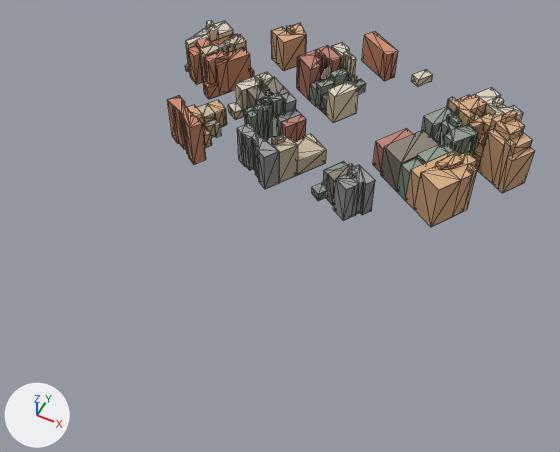
A saved change to the glTF model public/models/washington-city/tile--3_3.glb.
The view is the same before and after, from a 50 mm lens placed at (-346.0, -942.0, 280.0), pointed at (-462.0, -711.0, -9.0). Every picture has the same lights, and +X, +Y and +Z are marked at lower left. The picture after the commit comes second. Mesh edges are drawn as thin lines. Where no turn or scale is listed for an object, it has been applied to the vertices. Vertices at exactly the same position are counted once.

Before the edit, the objects in view are built like this:
```python
me_mesh_1 = bpy.data.meshes.new('Mesh_1')
me_mesh_1.from_pydata(...)  # 1212 vertices, 1222 faces; spans x -101.0..101.0, y -64.0..64.0, z -17.0..17.0
me_mesh_1.materials.append(mat_city_ground)
me_mesh_2 = bpy.data.meshes.new('Mesh_2')
me_mesh_2.from_pydata(...)  # 732 vertices, 566 faces; spans x -101.0..101.0, y -64.0..64.0, z -15.0..15.0
me_mesh_2.materials.append(mat_city_ground)
ob_roof = bpy.data.objects.new('roof', me_mesh_2)
ob_roof.location = (-462.0, -633.2, 15.7)
ob_wall = bpy.data.objects.new('wall', me_mesh_1)
ob_wall.location = (-462.0, -633.2, 13.0)
```
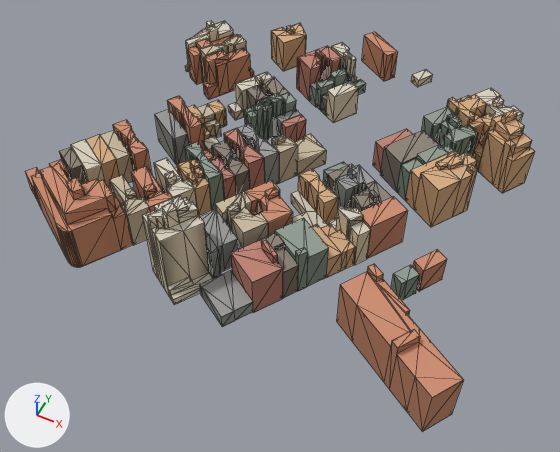
Where the newer file only moved an object's origin or applied its transform, the numbers keep the older frame.

Pixel boxes [x1, y1, x2, y2] of what changed, in the pictures (560 x 452 px; the box of a moved part takes in the faces that stretch with it):
'wall', reshaped (38% wider, 100% taller)
    before: [167, 23, 535, 227]
    after: [26, 23, 535, 431]
'roof', reshaped (39% wider, 117% taller)
    before: [168, 21, 534, 194]
    after: [25, 21, 534, 397]
part 1 of me_mesh_1, built on
    before: [205, 125, 334, 205]
    after: [26, 115, 463, 431]
part 2 of me_mesh_1, moved or reshaped (mostly hidden)
    before: [186, 32, 247, 82]
    after: [186, 32, 234, 73]
part 3 of me_mesh_1, recoloured
    before: [237, 129, 265, 189]
part 4 of me_mesh_2, added
    after: [368, 264, 383, 277]
part 5 of me_mesh_2, added
    after: [125, 188, 135, 195]
part 6 of me_mesh_2, added
    after: [261, 233, 284, 248]
part 7 of me_mesh_2, added (mostly hidden)
    after: [321, 224, 337, 236]
part 8 of me_mesh_2, added
    after: [190, 159, 199, 166]
part 9 of me_mesh_2, added
    after: [295, 248, 308, 256]
part 10 of me_mesh_2, added
    after: [164, 171, 176, 179]
part 11 of me_mesh_2, rebuilt (7% shorter)
    before: [281, 114, 306, 127]
    after: [281, 115, 306, 127]
part 12 of me_mesh_2, built on
    before: [200, 35, 285, 101]
    after: [25, 35, 463, 397]

The change in detail:
me_mesh_1 is used by ob_wall; location (-462.0, -633.2, 13.0).
me_mesh_1 had 1212 vertices, 1222 faces and spanned x -101.0..101.0, y -64.0..64.0, z -17.0..17.0.
me_mesh_1 now has 2341 vertices, 2354 faces and spans x -124.0..109.0, y -155.0..64.0, z -18.0..31.0.
me_mesh_1 part 1: 2 vertices moved within x 6.0..11.0, y -58.0..-55.0, z -17.0; 6 vertices removed from x -61.0..27.0, y -51.0..-42.0, z -17.0..-7.0; 1135 vertices added at x -124.0..109.0, y -155.0..-42.0, z -18.0..31.0.
me_mesh_1 part 2: 2 vertices moved within x -96.0..-80.0, y -2.0..23.0, z -14.0; 6 vertices removed from x -96.0..-67.0, y -8.0..23.0, z -14.0..-13.0; 6 vertices added at x -96.0..-67.0, y -8.0..23.0, z -15.0.
me_mesh_1 part 3: 6 kept faces spanning x -39.0..-17.0, y -62.0..-49.0, z -18.0..5.0 get new vertex colours; the middle colour goes from grey #858983 to brown #a97060.
me_mesh_2 is used by ob_roof; location (-462.0, -633.2, 15.7).
me_mesh_2 had 732 vertices, 566 faces and spanned x -101.0..101.0, y -64.0..64.0, z -15.0..15.0.
me_mesh_2 now has 1404 vertices, 1096 faces and spans x -124.0..109.0, y -155.0..64.0, z -16.0..28.0.
me_mesh_2 part 4: the loose piece of 4 vertices spanning x 87.0..92.0, y -9.0..-4.0, z 9.0 is copied, and the copy is moved by (-29.0, -104.0, 1.0); it spans x 57.0..64.0, y -114.0..-107.0, z 11.0.
me_mesh_2 part 5: the loose piece of 4 vertices spanning x -79.0..-74.0, y 14.0..20.0, z 5.0 is copied, and the copy is moved by (14.0, -129.0, -2.0); it spans x -65.0..-59.0, y -114.0..-109.0, z 3.0.
me_mesh_2 part 6: the loose piece of 4 vertices spanning x 45.0..56.0, y -38.0..-26.0, z -1.0 is copied, and the copy is moved by (-39.0, -76.0, 3.0); it spans x 6.0..17.0, y -114.0..-103.0, z 2.0.
me_mesh_2 part 7: the loose piece of 4 vertices spanning x -32.0..-22.0, y -20.0..-10.0, z 1.0 is copied, and the copy is moved by (55.0, -67.0, -12.0); it spans x 23.0..33.0, y -88.0..-77.0, z -11.0.
me_mesh_2 part 8: the loose piece of 5 vertices spanning x -43.0..-37.0, y -18.0..-13.0, z 5.0 is copied, and the copy is moved by (-4.0, -67.0, 0.0); it spans x -47.0..-41.0, y -85.0..-80.0, z 4.0.
me_mesh_2 part 9: the loose piece of 4 vertices spanning x 87.0..92.0, y -9.0..-4.0, z 9.0 is copied, and the copy is moved by (-63.0, -105.0, -4.0); it spans x 25.0..29.0, y -114.0..-108.0, z 5.0.
me_mesh_2 part 10: the loose piece of 5 vertices spanning x -18.0..-13.0, y -50.0..-45.0, z 4.0 is copied, and the copy is scaled about its middle by (1.39, 1.15, 1), then moved by (-36.0, -46.0, -1.0); it spans x -54.0..-48.0, y -97.0..-91.0, z 3.0.
me_mesh_2 part 11: the loose piece of 6 vertices spanning x -24.0..-13.0, y -31.0..-17.0, z -4.0 is rebuilt with 6 vertices and now spans x -24.0..-13.0, y -31.0..-17.0, z -5.0.
me_mesh_2 part 12: 43 vertices removed from x -87.0..-28.0, y -25.0..18.0, z 2.0..7.0; 677 vertices added at x -124.0..109.0, y -155.0..18.0, z -16.0..28.0.
Other edits to the shape of me_mesh_2 do not show in these pictures.
